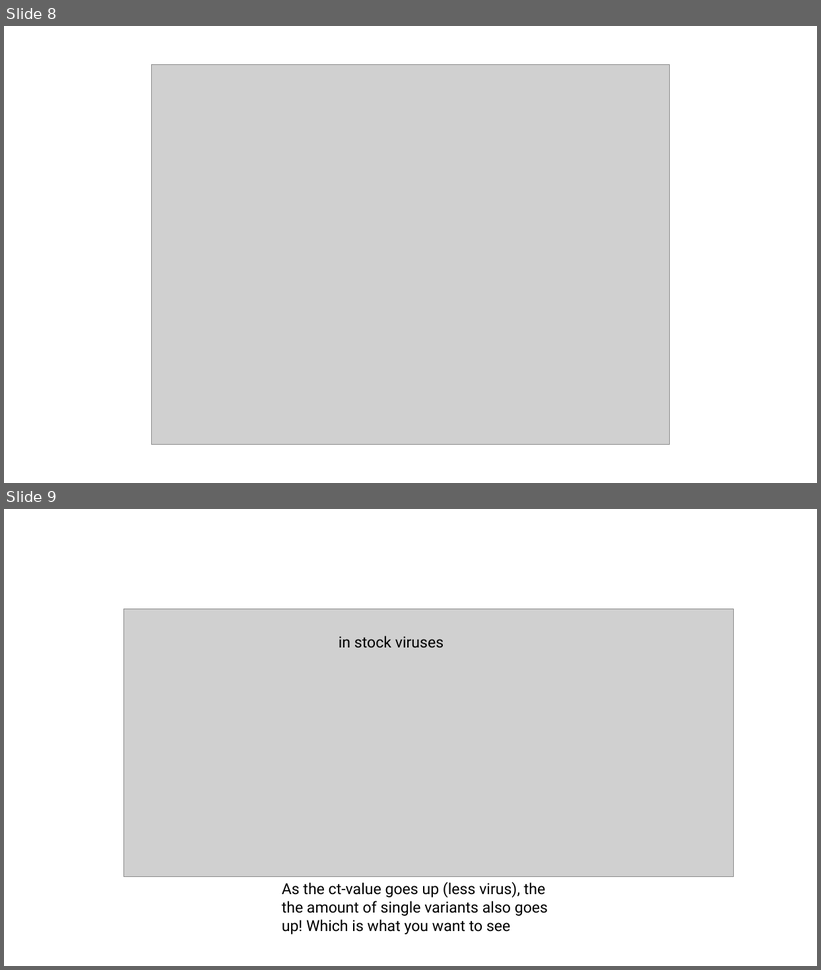
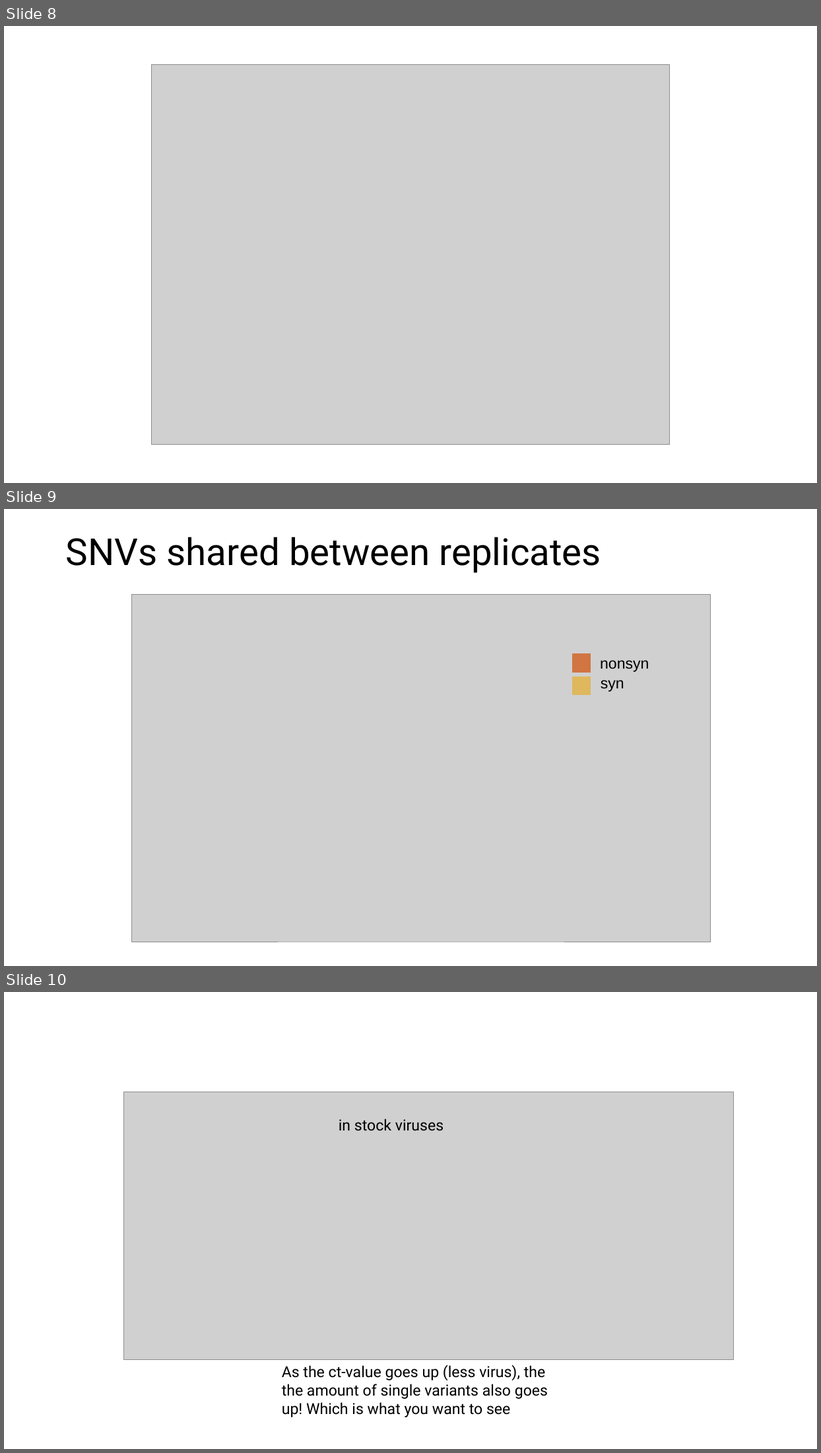
Before and after one commit to moncla-lab/canine-h3n2-within-host-evo, a slide deck: results/within-host-stock-synthetic-controls.pptx. Shown one above the other, each under a label of ours: slides 8 and 9 before the commit, slides 8, 9 and 10 after it. The pictures are 821x970 and 821x1453 pixels, drawn with LibreOffice and Linux fonts; fonts in the diff are those of the drawing; grey boxes stand for pictures. Boxes give left, top, right and bottom in pixels: in the first picture for what was removed or moved away, otherwise in the second. Text is boxed around its words. In the diff, an @@ line names an element or a change of style, - is before the commit and + after.

```diff
--- a/results/within-host-stock-synthetic-controls.pptx
+++ b/results/within-host-stock-synthetic-controls.pptx
@@ slide 9 added at (4, 509, 817, 966), background #FFFFFF @@
@@ title added at (66, 537, 601, 573), 44 pt, text #000000 @@
+SNVs shared between replicates
@@ picture added at (131, 595, 710, 943) @@
@@ rectangle added at (573, 655, 591, 673), fill #D17542, outline #D17542 1.5 pt @@
@@ text added at (600, 660, 649, 672), 18 pt, text #000000 @@
+nonsyn
@@ rectangle added at (573, 677, 591, 695), fill #DFB75D, outline #DFB75D 1.5 pt @@
@@ text added at (601, 680, 624, 692), 18 pt, text #000000 @@
+syn
@@ what was slide 9 is now slide 10 @@
```
Also in this commit, not shown: 1 other file.
